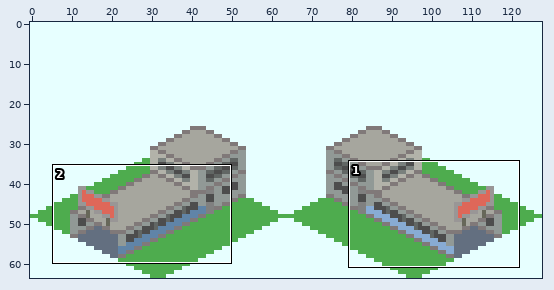
File history of a sprite sheet, Subway_Station_Gateway_Single_S.png. Above, an overview of the earlier version with the close-up marked.
Close-up. Earlier state:
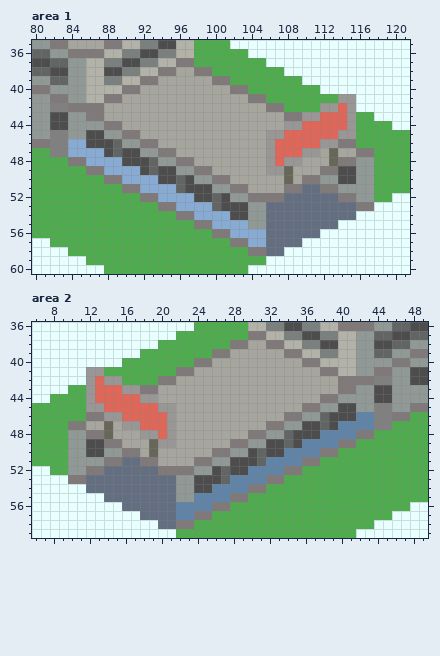
The file is 128x64 pixels. Colours within 5 levels of each other are drawn and written as one. Shown: area 1: x 80..121, y 35..60; area 2: x 6..49, y 36..59.
New version:
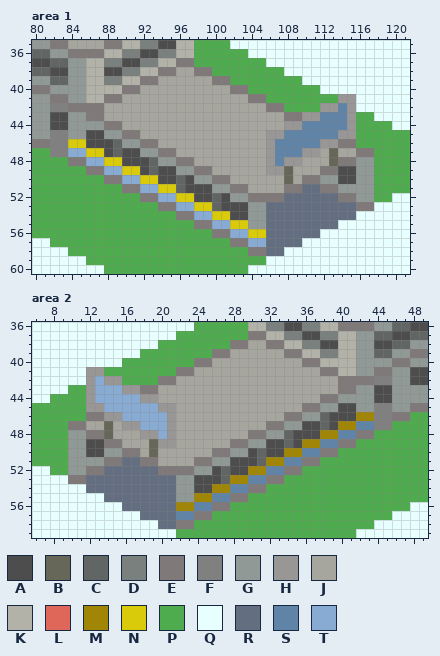
Palette (. is transparent): A #4d4d4d  B #676759  C #616664  D #79807d  E #807979  F #808080  G #919996  H #999696  J #a6a69e  K #b2b2a9  L #de6759  M #a18605  N #d9cb0a  P #4eac4e  Q #e7ffff  R #636f80  S #6084a7  T #88abd3
Diff:
--- area 1
@@ x 80..121 @@
 41 GGEEGGKKEEJJJJJJJJJJJJJJEEPPPPPPPPHHQQQQQQ
-42 GGFFEEEEJJJJJJJJJJJJJJJJJJEEPPPPHHLHQQQQQQ
-43 GGAAGGEEJJJJJJJJJJJJJJJJJJJJEEHHLLLHPPQQQQ
-44 GGAAGGGGEEJJJJJJJJJJJJJJJJJJHHLLLLLHPPPPQQ
-45 GGFFGGAAGGEEJJJJJJJJJJJJJJHHLLLLLLHHPPPPPP
-46 EEFFTTAAACGGEEJJJJJJJJJJJJHLLLLLHHEEPPPPPP
-47 PPFFTTTTACAAGGEEJJJJJJJJJJHLLLHHJBJJEEPPPP
-48 PPPPEETTTTAAACGGEEJJJJJJJJHLHHJJJBEEGGPPPP
-49 PPPPPPEETTTTACAAGGEEJJJJJJHHBJJJEEAAGGPPPP
-50 PPPPPPPPEETTTTAACAGGEEJJJJJJBJEEGGAAGGPPPP
-51 PPPPPPPPPPEETTTTCAAAGGEEJJJJEERREEGGGGPPPP
-52 PPPPPPPPPPPPEETTTTAACAGGEEEERRRRRREEGGPPQQ
-53 PPPPPPPPPPPPPPEETTTTCAAAGGRRRRRRRRRREEQQQQ
-54 PPPPPPPPPPPPPPPPEETTTTAAGGRRRRRRRRRRQQQQQQ
-55 PPPPPPPPPPPPPPPPPPEETTTTGGRRRRRRRRQQQQQQQQ
-56 PPPPPPPPPPPPPPPPPPPPEETTTTRRRRRRQQQQQQQQQQ
+42 GGFFEEEEJJJJJJJJJJJJJJJJJJEEPPPPHHSHQQQQQQ
+43 GGAAGGEEJJJJJJJJJJJJJJJJJJJJEEHHSSSHPPQQQQ
+44 GGAAGGGGEEJJJJJJJJJJJJJJJJJJHHSSSSSHPPPPQQ
+45 GGFFGGAAGGEEJJJJJJJJJJJJJJHHSSSSSSHHPPPPPP
+46 EEFFNNAAACGGEEJJJJJJJJJJJJHSSSSSHHEEPPPPPP
+47 PPFFTTNNACAAGGEEJJJJJJJJJJHSSSHHJBJJEEPPPP
+48 PPPPEETTNNAAACGGEEJJJJJJJJHSHHJJJBEEGGPPPP
+49 PPPPPPEETTNNACAAGGEEJJJJJJHHBJJJEEAAGGPPPP
+50 PPPPPPPPEETTNNAACAGGEEJJJJJJBJEEGGAAGGPPPP
+51 PPPPPPPPPPEETTNNCAAAGGEEJJJJEERREEGGGGPPPP
+52 PPPPPPPPPPPPEETTNNAACAGGEEEERRRRRREEGGPPQQ
+53 PPPPPPPPPPPPPPEETTNNCAAAGGRRRRRRRRRREEQQQQ
+54 PPPPPPPPPPPPPPPPEETTNNAAGGRRRRRRRRRRQQQQQQ
+55 PPPPPPPPPPPPPPPPPPEETTNNGGRRRRRRRRQQQQQQQQ
+56 PPPPPPPPPPPPPPPPPPPPEETTNNRRRRRRQQQQQQQQQQ
 57 QQPPPPPPPPPPPPPPPPPPPPEETTRRRRQQQQQQQQQQQQ
--- area 2
@@ x 6..49 @@
 41 QQQQQQHHPPPPPPPPEEJJJJJJJJJJJJJJEEKKGGEEGGAA
-42 QQQQQQHLHHPPPPEEJJJJJJJJJJJJJJJJJJEEEEFFGGAA
-43 QQQQPPHLLLHHEEJJJJJJJJJJJJJJJJJJJJEEGGAAGGGG
-44 QQPPPPHLLLLLHHJJJJJJJJJJJJJJJJJJEEGGGGAAGGGG
-45 PPPPPPHHLLLLLLHHJJJJJJJJJJJJJJEEGGAAGGFFGGEE
-46 PPPPPPEEHHLLLLLHJJJJJJJJJJJJEEGGCAAASSFFEEPP
-47 PPPPEEJJBJHHLLLHJJJJJJJJJJEEGGAACASSSSFFPPPP
-48 PPPPGGEEBJJJHHLHJJJJJJJJEEGGCAAASSSSEEPPPPPP
-49 PPPPGGAAEEJJJBHHJJJJJJEEGGAACASSSSEEPPPPPPPP
-50 PPPPGGAAGGEEJBJJJJJJEEGGACAASSSSEEPPPPPPPPPP
-51 PPPPGGGGEERREEJJJJEEGGAAACSSSSEEPPPPPPPPPPPP
-52 QQPPGGEERRRRRREEEEGGACAASSSSEEPPPPPPPPPPPPPP
-53 QQQQEERRRRRRRRRRGGAAACSSSSEEPPPPPPPPPPPPPPPP
-54 QQQQQQRRRRRRRRRRGGAASSSSEEPPPPPPPPPPPPPPPPPP
-55 QQQQQQQQRRRRRRRRGGSSSSEEPPPPPPPPPPPPPPPPPPPP
-56 QQQQQQQQQQRRRRRRSSSSEEPPPPPPPPPPPPPPPPPPPPQQ
+42 QQQQQQHTHHPPPPEEJJJJJJJJJJJJJJJJJJEEEEFFGGAA
+43 QQQQPPHTTTHHEEJJJJJJJJJJJJJJJJJJJJEEGGAAGGGG
+44 QQPPPPHTTTTTHHJJJJJJJJJJJJJJJJJJEEGGGGAAGGGG
+45 PPPPPPHHTTTTTTHHJJJJJJJJJJJJJJEEGGAAGGFFGGEE
+46 PPPPPPEEHHTTTTTHJJJJJJJJJJJJEEGGCAAAMMFFEEPP
+47 PPPPEEJJBJHHTTTHJJJJJJJJJJEEGGAACAMMSSFFPPPP
+48 PPPPGGEEBJJJHHTHJJJJJJJJEEGGCAAAMMSSEEPPPPPP
+49 PPPPGGAAEEJJJBHHJJJJJJEEGGAACAMMSSEEPPPPPPPP
+50 PPPPGGAAGGEEJBJJJJJJEEGGACAAMMSSEEPPPPPPPPPP
+51 PPPPGGGGEERREEJJJJEEGGAAACMMSSEEPPPPPPPPPPPP
+52 QQPPGGEERRRRRREEEEGGACAAMMSSEEPPPPPPPPPPPPPP
+53 QQQQEERRRRRRRRRRGGAAACMMSSEEPPPPPPPPPPPPPPPP
+54 QQQQQQRRRRRRRRRRGGAAMMSSEEPPPPPPPPPPPPPPPPPP
+55 QQQQQQQQRRRRRRRRGGMMSSEEPPPPPPPPPPPPPPPPPPPP
+56 QQQQQQQQQQRRRRRRMMSSEEPPPPPPPPPPPPPPPPPPPPQQ
 57 QQQQQQQQQQQQRRRRSSEEPPPPPPPPPPPPPPPPPPPPQQQQ
